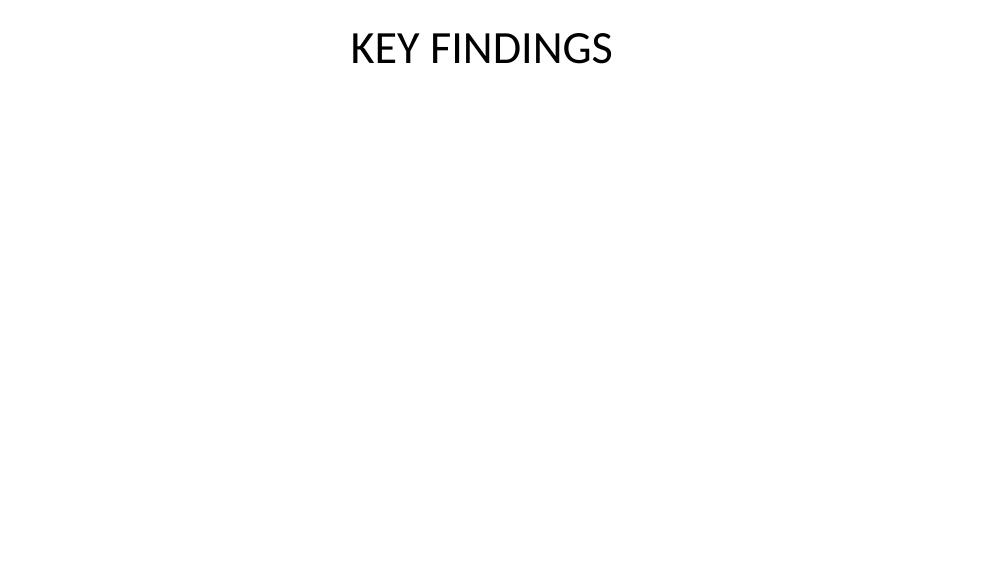
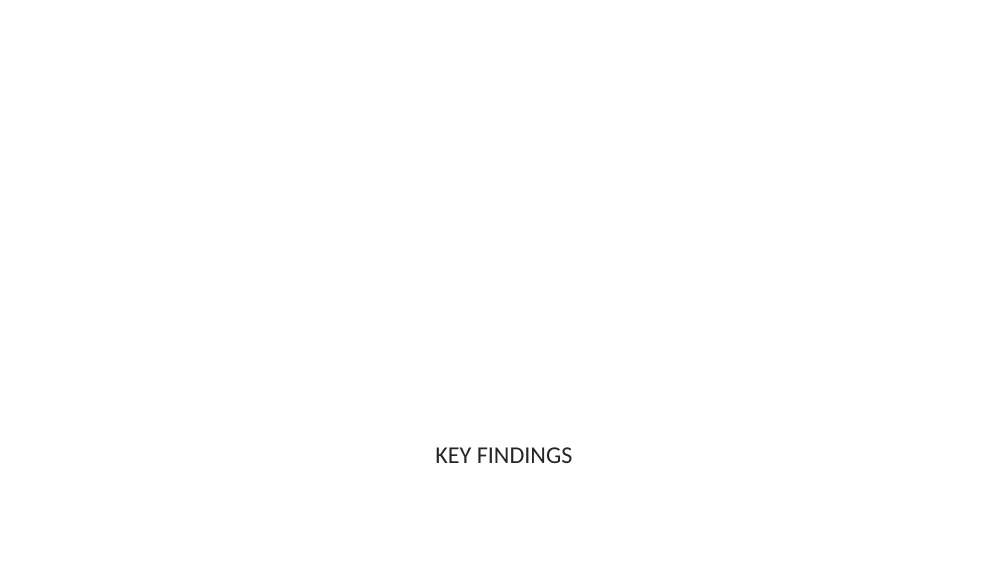
Before and after one commit to Sdec30/Phase2_ProjectDAT7_KCHouseData_SB, a slide deck: slide 4 of Phase2_ProjectDAT7_KCHouseData_SB.pptx. Drawn at 1008x567 pixels with LibreOffice and Linux fonts; fonts in the diff are those of the drawing; background and template pictures are left out. Boxes give left, top, right and bottom in pixels: in the first picture for what was removed or moved away, otherwise in the second. Text is boxed around its words. In the diff, an @@ line names an element or a change of style, - is before the commit and + after.

```diff
--- a/Phase2_ProjectDAT7_KCHouseData_SB.pptx
+++ b/Phase2_ProjectDAT7_KCHouseData_SB.pptx
@@ rectangle added at [0,440,1008,501], fill #FFFFFF at 93% opacity @@
@@ title "KEY FINDINGS": place and size @@
-title "KEY FINDINGS" at [351,33,613,64]
+title "KEY FINDINGS" at [435,447,573,463]
@@ title "KEY FINDINGS" at [435,447,573,463]: size 44 to 23 pt, text colour #000000 to #262626; alignment left to centre @@
```
Also in this commit, not shown: 1 other slide changed, 7 slides added, 2 other files.
